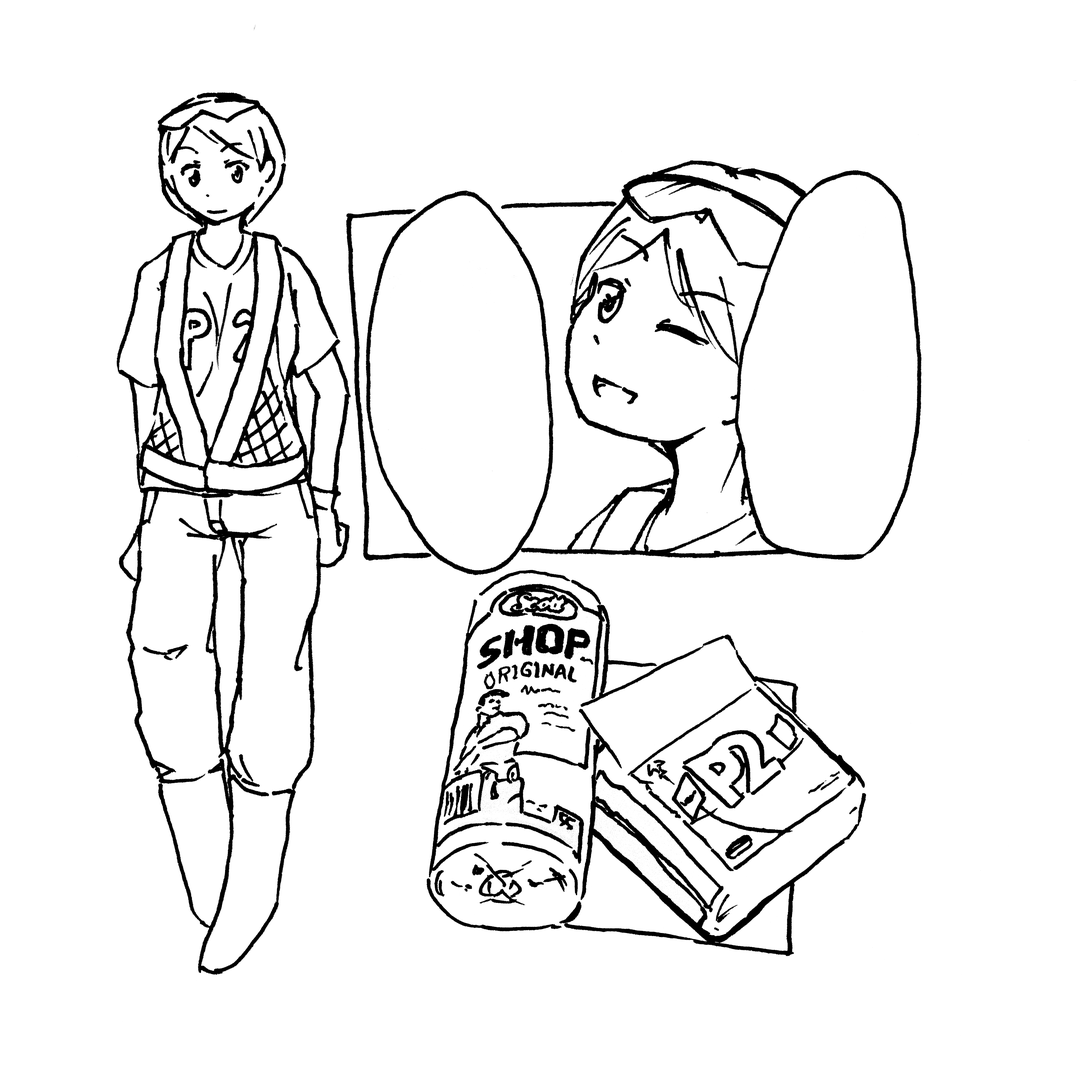
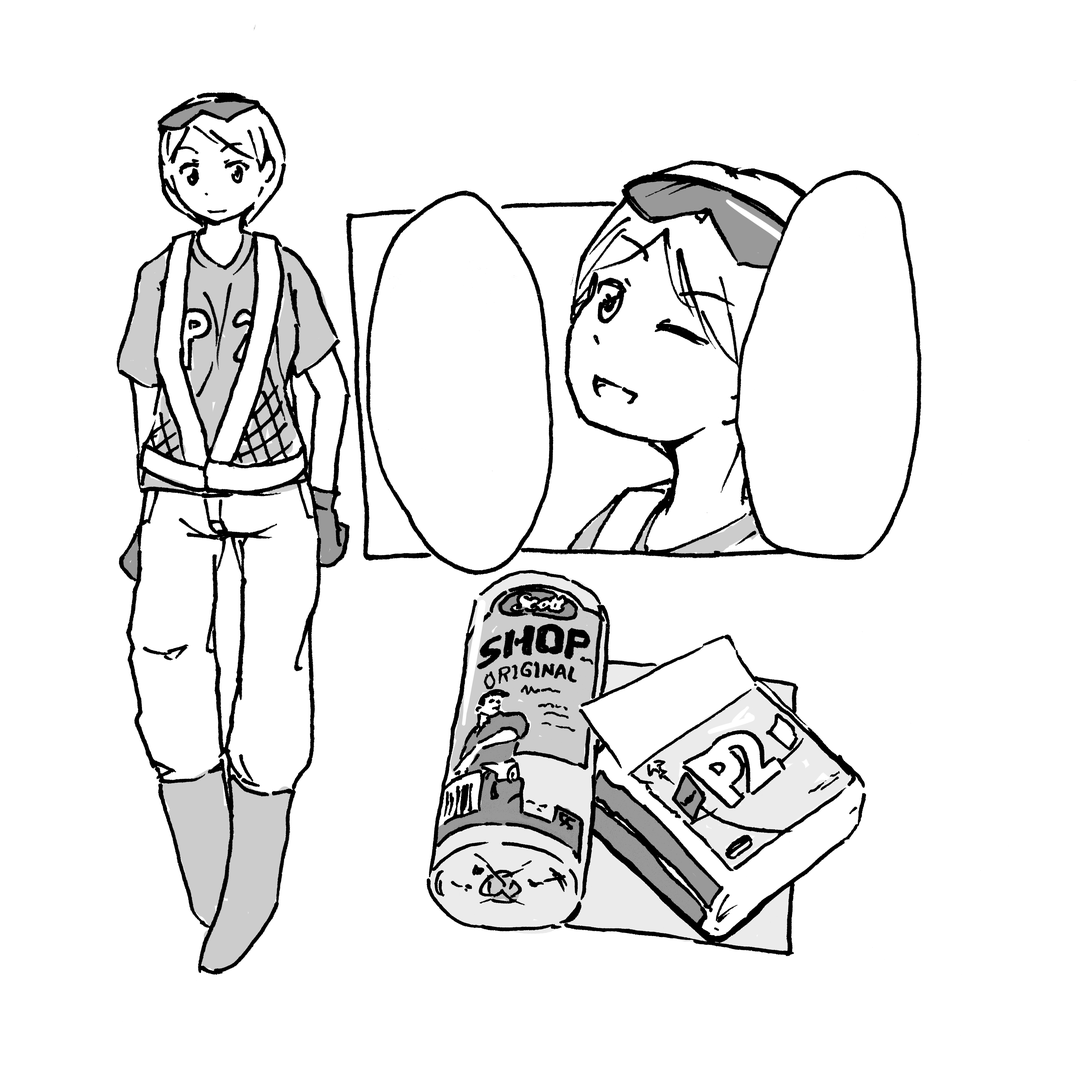
Layered file, before and after one edit (1091x1091). Changes by layer:
added layer "レイヤー 4" above "レイヤー 2" over [461, 199, 803, 735]
added layer "レイヤー 2" (20%) above "レイヤー 1" over [118, 199, 761, 972]
added layer "レイヤー 1" (40%) above "レイヤー 3" over [121, 96, 788, 926]
added layer "レイヤー 3" (8%) above "背景" over [430, 572, 852, 952]
added layer "背景" over [118, 96, 852, 972]
